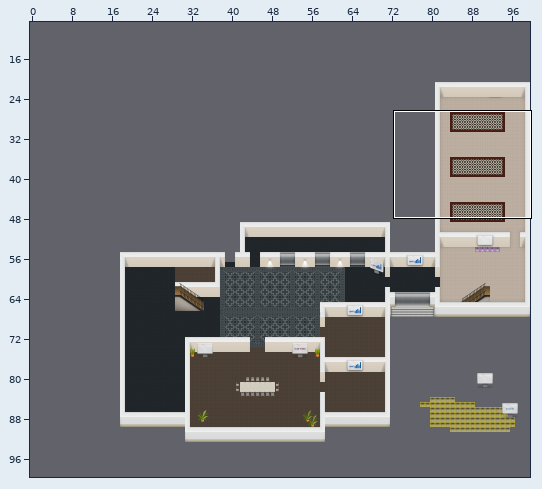
Two versions of a level (Tiled map (JSON), map.tmj). Above, an overview of the earlier version with the close-up marked.
Close-up. Before the edit:
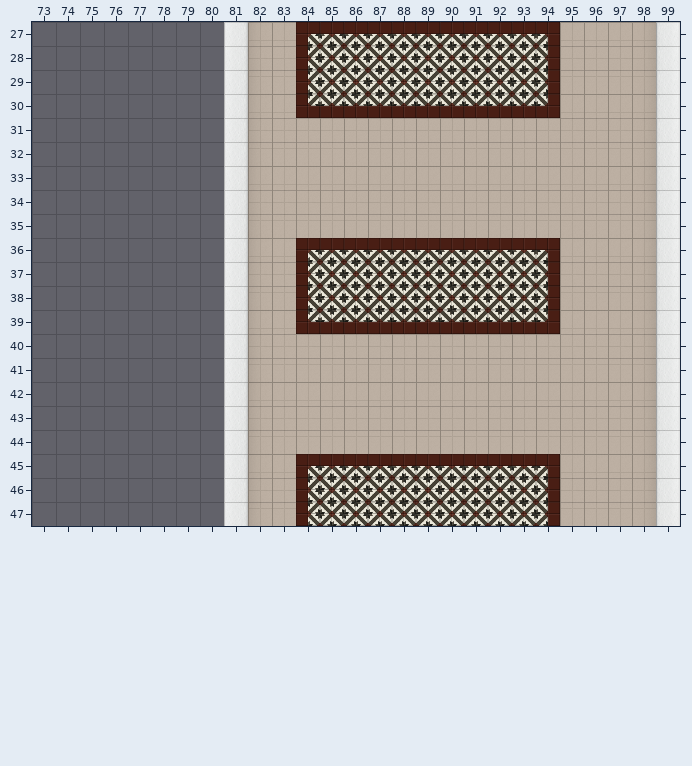
Cells are 32x32 px. Shown: x 73..99, y 27..47. The commit also changed other parts of the map, which this record leaves out.
New version:
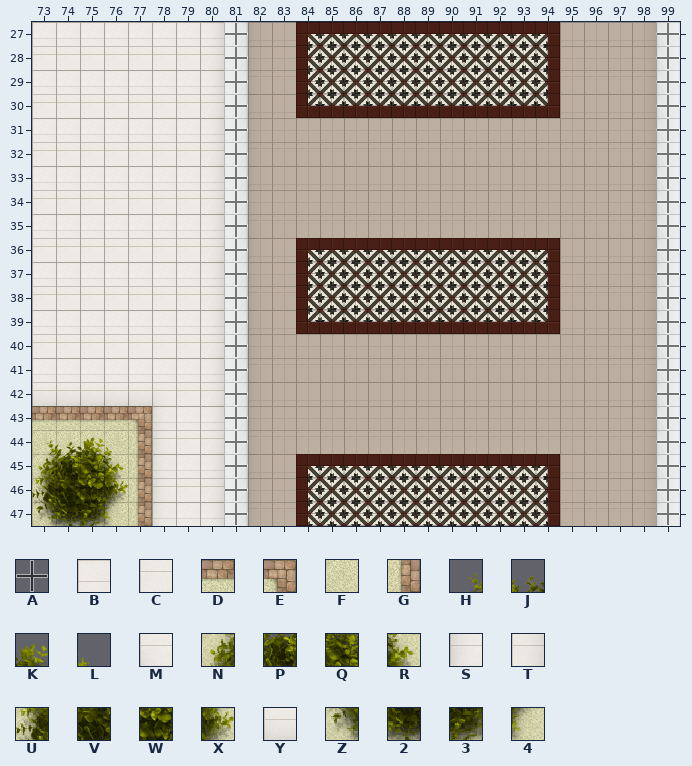
Key: from "group-Map-Textruren": A 203, B 382, C 422, D 591, E 596, F 633, G 636, H 900, J 901, K 902, L 903, M 910, N 940, P 941, Q 942, R 943, S 952, T 954, U 980, V 981, W 982, X 983, Y 993, Z 1020, 2 1021, 3 1022, 4 1023.
_ is an empty cell.
Tiles of an added or newly shown layer are drawn over the layers below it.
See-through tiles are keyed as they look on the map.
The edit:
Layer "Garten/Floors" (now shown):
y 27: x 73..80 ________ -> BBBBBBBB
y 28: x 73..80 ________ -> CCCCCCCC
y 29: x 73..80 ________ -> BBBBBBBB
y 30: x 73..80 ________ -> CCCCCCCC
y 31: x 73..80 ________ -> BBBBBBBB
y 32: x 73..80 ________ -> CCCCCCCC
y 33: x 73..80 ________ -> BBBBBBBB
y 34: x 73..80 ________ -> CCCCCCCC
y 35: x 73..80 ________ -> BBBBBBBB
y 36: x 73..80 ________ -> CCCCCCCC
y 37: x 73..80 ________ -> BBBBBBBB
y 38: x 73..80 ________ -> CCCCCCCC
y 39: x 73..80 ________ -> BBBBBBBB
y 40: x 73..80 ________ -> CCCCCCCC
y 41: x 73..80 ________ -> BBBBBBBB
y 42: x 73..80 ________ -> CCCCCCCC
y 43: x 73..80 ________ -> DDDDEBBB
y 44: x 73..80 ________ -> FFFFGCCC
y 45: x 73..80 ________ -> FFFFGBBB
y 46: x 73 _ -> F; x 75..80 ______ -> FFGCCC
y 47: x 73..80 ________ -> FFFFGBBB
Layer "Garten/Schatten" (now shown):
y 27..41: x 80 _ -> T
y 42: x 73..78 ______ -> YYYYYM; x 80 _ -> T
y 43..47: x 78 _ -> S; x 80 _ -> T
Layer "Garten/Pflanzen0" (now shown):
y 44: x 73..76 ____ -> HJKL
y 45: x 73..76 ____ -> NPQR
y 46: x 73..76 ____ -> UVWX
y 47: x 73..76 ____ -> Z234
Layer "Rahmen" (now shown):
y 27..47: x 81 _ -> A; x 99 _ -> A
Boxes around the changes in both close-ups, in picture pixels (x1, y1, x2, y2):
added: (32, 22, 248, 526)
added: (656, 22, 680, 526)
